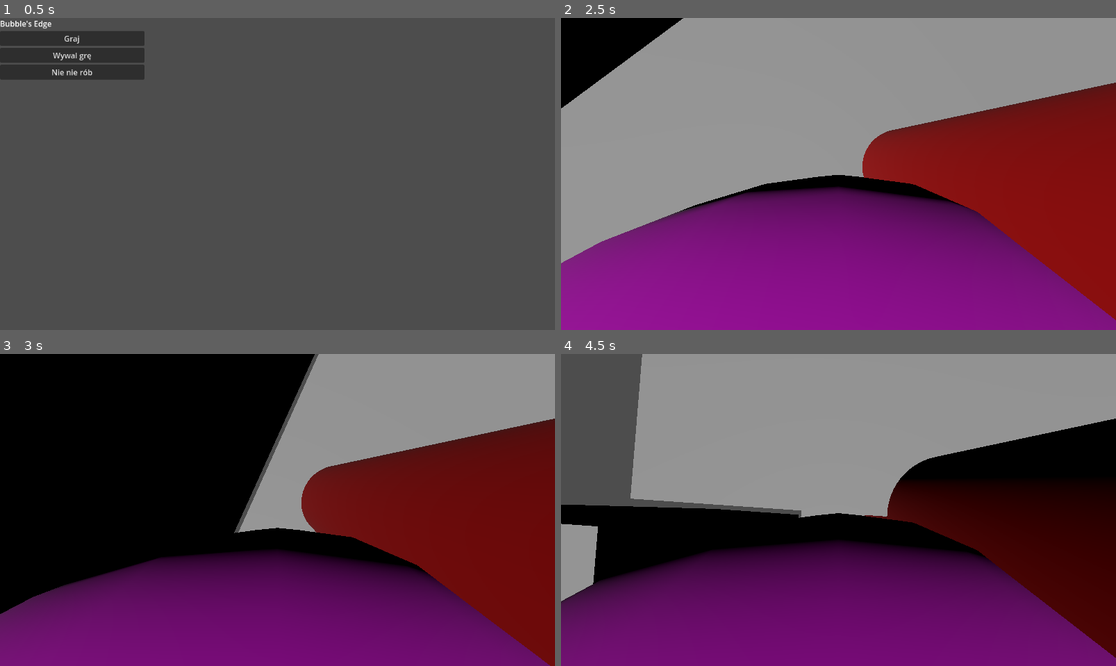
Above: before the commit, frames 1-4 (two rows, left to right).
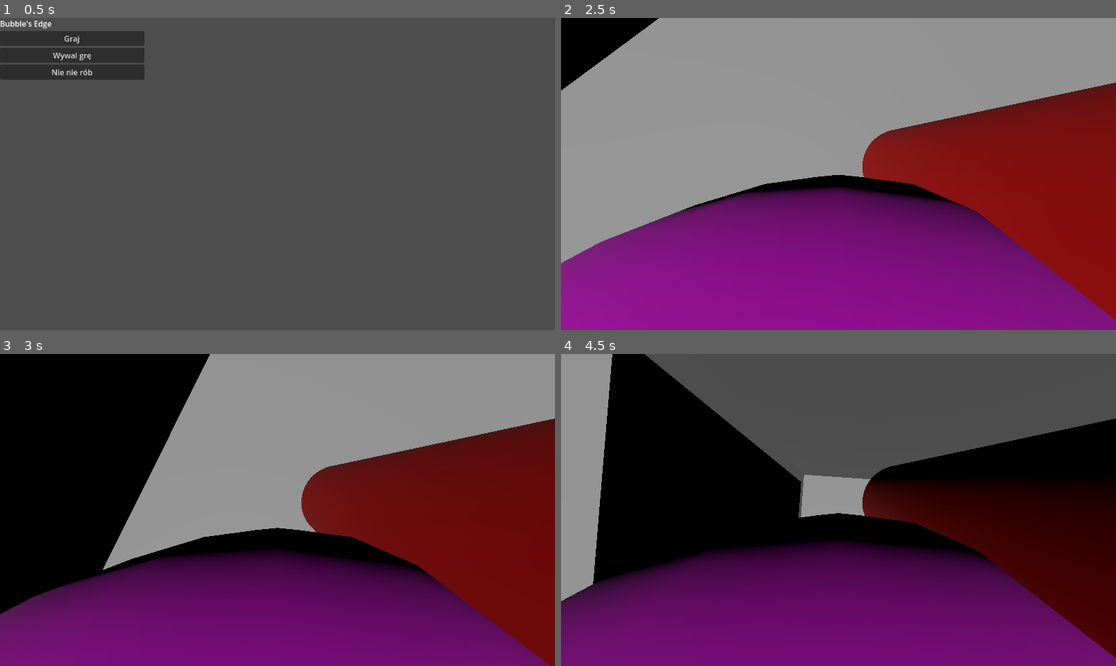
Above: after the commit, the same moments.

Repository: PieroganoReggiano/Bul-bul-myslenia
Game: Godot game, scene res://korzen.tscn
The game is run twice, just before and just after one commit, with the same random seed, the same clock (stepped at 60 frames per second) and the same inputs.
Inputs (mouse positions are in pixels of both pictures, inside the frame that each line leads up to):
- Up to frame 1 (0.5 s): no input
- Up to frame 2 (2.5 s): click "Graj" at 0.5 s; tap Enter at 1.25 s; move the mouse to (866, 174) at 1.27 s; hold C (move_crouch) 1.28-2.03 s; hold Up (move_forward) from 1.28 s (still down); tap Space (move_jump) at 1.52, 2, 2.27 s; move the mouse to (810, 174) at 2.02 s; tap Shift (move_speed) at 2.1 s
- Up to frame 3 (3 s): keep holding Up (move_forward); move the mouse to (288, 503) at 2.77 s; press the mouse at (288, 503) at 2.78 s
- Up to frame 4 (4.5 s): keep holding Up (move_forward); move the mouse to (832, 516) at 3.52 s; release the mouse at (832, 516) at 3.53 s; tap C (move_crouch) at 3.6 s; tap Space (move_jump) at 3.77 s; move the mouse to (877, 513) at 4.27 s; hold Shift (move_speed) from 4.28 s (still down)

Frame 1 is identical in both runs. In frame 2, 1.1% of the frame differs, in the area x 0-94%, y 0-89%; in frame 3, 13%; in frame 4, 41%, in the area x 0-100%, y 0-74%.

Commit message:
Works somewhat beeetter

Diff:
--- a/parkourowiec.gd
+++ b/parkourowiec.gd
@@ -3,6 +3,7 @@
 
 
 const BASE_SPEED = 5.0
+const AIRSTRAFE_SPEED = 0.15
 const SPEED_MULTIPLIER = 2.0
 const JUMP_VELOCITY = 4.5
 const CROUCH_MULTIPLIER = 0.5
@@ -99,6 +100,12 @@
 			velocity.x = move_toward(velocity.x, 0, BASE_SPEED)
 			velocity.z = move_toward(velocity.z, 0, BASE_SPEED)
 	else:
+		if direction:
+			velocity.x = move_toward(velocity.x, direction.x * speed, AIRSTRAFE_SPEED)
+			velocity.z = move_toward(velocity.z, direction.z * speed, AIRSTRAFE_SPEED)
+		else:
+			velocity.x = move_toward(velocity.x, 0, AIRSTRAFE_SPEED)
+			velocity.z = move_toward(velocity.z, 0, AIRSTRAFE_SPEED)
 		velocity += Vector3(1.0, 0.0, 1.0) *  direction * speed * delta * 0.6
 
 	if Input.is_action_pressed("move_crouch"):
--- a/skrypty/sticky_bombel.gd
+++ b/skrypty/sticky_bombel.gd
@@ -5,11 +5,11 @@
 @export var inflating : bool = 1
 const default_radius = 1.0
 const default_block_radius = 0.985
-const pop_radius = 6.0
+const pop_radius = 8.0
 @onready var mesh = $MeshInstance3D
 
 
-const magic_bounce_amplifitcation : float = 1.25
+const magic_bounce_amplifitcation : float = 2#1.25
 const magic_bounce_addition : float = 0.4
 const magic_bounce_volume_addition : float = 0.004
 
@@ -18,7 +18,7 @@
 
 func get_volume() -> float:
 	match volume_level:
-		0: return 10.0
+		0: return 5.0
 		1: return 100.0
 		2: return 600.0
 		3: return 2400.0
@@ -31,7 +31,7 @@
 
 func refresh_scale(delta: float) -> void:
 	if inflating:
-		time_elapsed += delta * 1.0
+		time_elapsed += delta * 4.0
 	var s = calc_scale()
 	$CollisionShape3D.shape.radius = default_block_radius * s * (1.0 + time_elapsed) - 0.04 * (1.0 + time_elapsed)
 	$PushArea/CollisionShape3D.shape.radius = default_block_radius * s * (1.0 + time_elapsed)
@@ -61,6 +61,7 @@
 
 func _on_stickarea_body_entered(body: Node) -> void:
 	freeze = true
+	inflating = false
 	pass # Replace with function body.
 
 func bounce_parkourowiec(parkourowiec : Parkourowiec) -> void:
